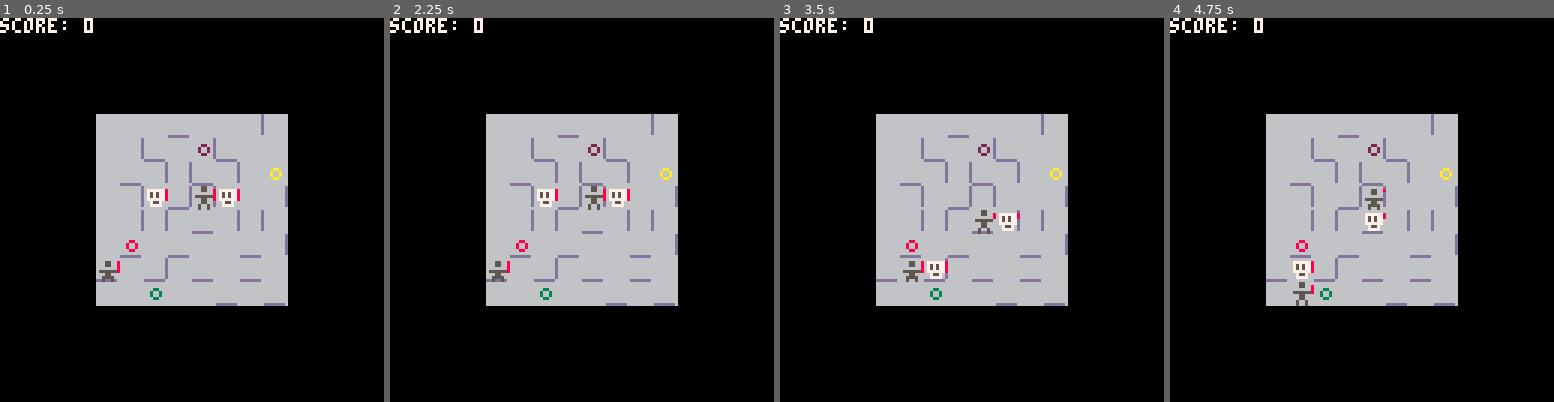
Above: before the commit, frames 1-4 (left to right).
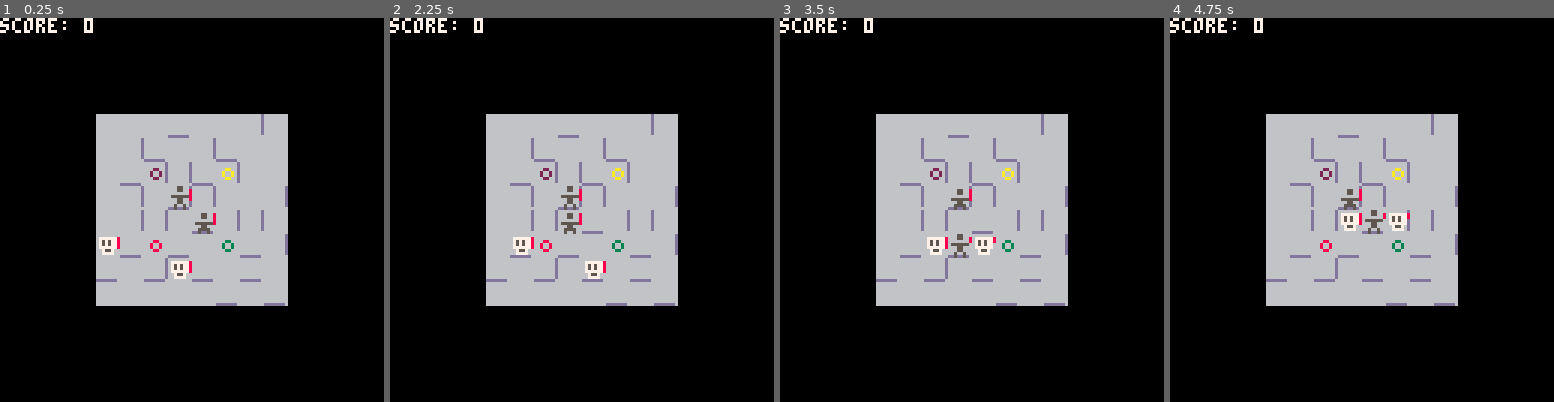
Above: after the commit, the same moments.

Repository: taylordolan/grid-folks
Game: PICO-8 cartridge grid_folks.p8
Same seed, same stepped clock (60 frames per second), same inputs: the game is played once before the commit and once after it.
Inputs:
- Up to frame 1 (0.25 s): no input
- Up to frame 2 (2.25 s): tap X (X key) at 1.07, 2.07 s; hold Left from 1.97 s (still down)
- Up to frame 3 (3.5 s): release Left at 2.37 s; tap X (X key) every 0.33 s from 2.4 to 3.4 s; hold Down 2.42-2.82 s; hold Right from 2.87 s (still down)
- Up to frame 4 (4.75 s): release Right at 3.53 s; hold Up 3.58-4.08 s; tap X (X key) every 0.33 s from 3.73 to 4.73 s; hold Right 4.13-4.53 s; hold Down from 4.58 s (still down)

The runs differ from the first frame. In frame 1, 1.8% of the frame differs, in the area x 25-74%, y 32-74%; in frame 2, 1.8%; in frame 3, 1.7%; in frame 4, 1.6%.

Commit message:
start locations for stuff

Diff:
--- a/grid_folks.p8
+++ b/grid_folks.p8
@@ -14,11 +14,9 @@
 -- [x] press 'x' to switch heroes (instead of holding it)
 -- [x] power tiles for health
 -- [x] power tiles for score
--- [ ] rename power tiles to effect tiles
--- [ ] make a sprite dictionary again
--- [ ] update deploy function to optionally accept a specific target
--- [ ] have some power tiles by default
--- [ ] have some start locations for heroes
+-- [x] rename power tiles to effect tiles
+-- [x] have some power tiles by default
+-- [x] have some start locations for heroes
 -- [ ] add potential tiles for each type
     -- deploy 3 random ones at the beginning of the game
     -- include conditions for turning them into power tiles
@@ -26,6 +24,7 @@
 -- [ ] have enemies appear on a fixed schedule
 -- [ ] telegraph enemy arrival a turn in advance
 -- [ ] have enemies appear on an increasing schedule
+-- [ ] make a sprite dictionary again
 
 function _init()
 
@@ -52,24 +51,6 @@
   while is_map_contiguous() == false do
     clear_all_walls()
     generate_walls()
-  end
-
-  -- heroes
-  hero_a = create_hero()
-  hero_b = create_hero()
-  heroes = {hero_a, hero_b}
-  deploy(hero_a, {"hero", "enemy"})
-  deploy(hero_b, {"hero", "enemy"})
-  hero_a_active = true
-
-	-- list of enemies
-	enemies = {}
-	create_enemy()
-  create_enemy()
-
-	-- initial enemy positions
-  for next in all(enemies) do
-    deploy(next, {"hero", "enemy"})
   end
 
   local melee_tile = {
@@ -94,10 +75,28 @@
     name = "score",
     sprite = 010,
   }
-  deploy(melee_tile, {"hero", "enemy"})
-  deploy(shoot_tile, {"hero", "enemy"})
-  deploy(health_tile, {"hero", "enemy"})
-  deploy(score_tile, {"hero", "enemy"})
+  set_tile(melee_tile, {3,3})
+  set_tile(shoot_tile, {6,6})
+  set_tile(health_tile, {3,6})
+  set_tile(score_tile, {6,3})
+
+  -- heroes
+  hero_a = create_hero()
+  hero_b = create_hero()
+  heroes = {hero_a, hero_b}
+  set_tile(hero_a, {4,4})
+  set_tile(hero_b, {5,5})
+  hero_a_active = true
+
+	-- list of enemies
+	enemies = {}
+	create_enemy()
+  create_enemy()
+
+	-- initial enemy positions
+  for next in all(enemies) do
+    deploy(next, {"hero", "enemy"})
+  end
 end
 
 function _update()
